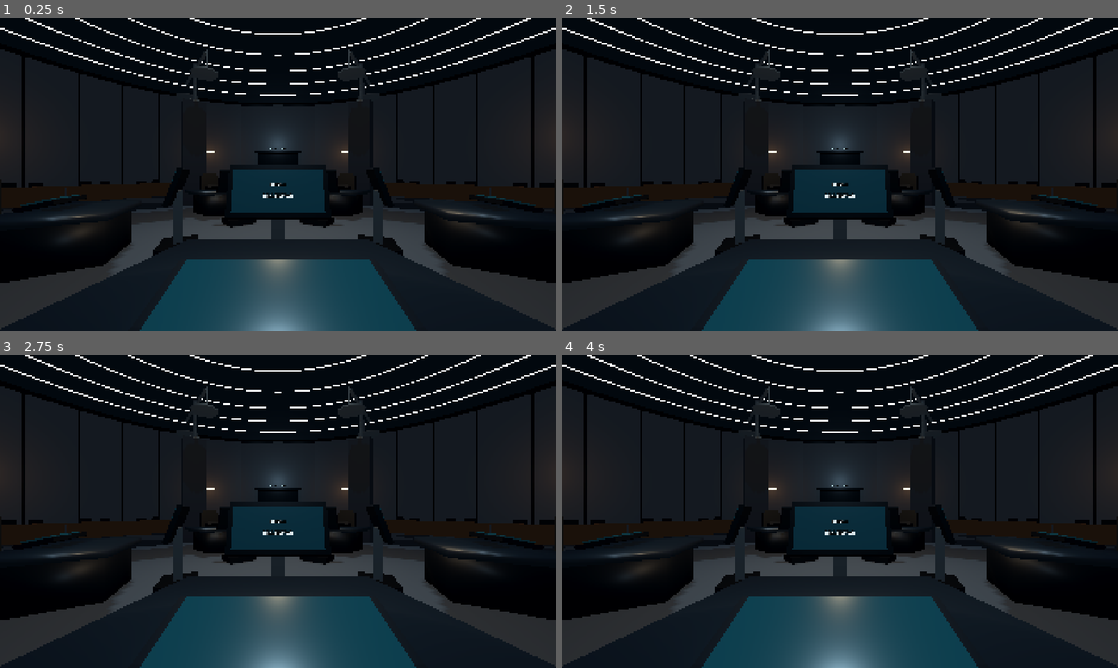
Above: before the commit, frames 1-4 (two rows, left to right).
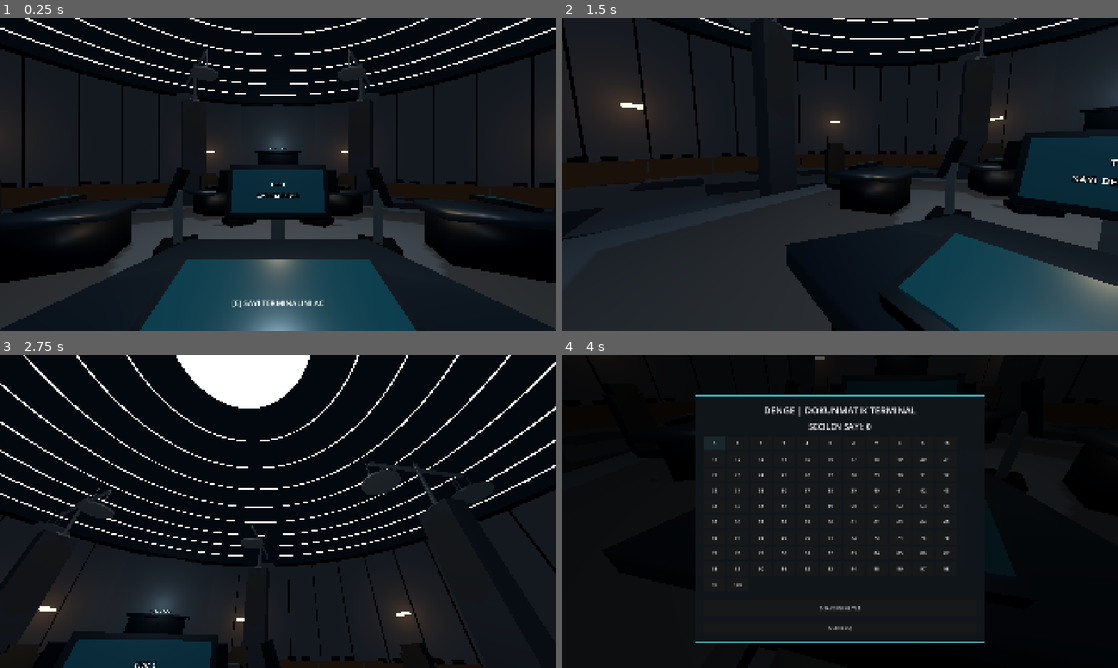
Above: after the commit, the same moments.

Repository: SerkanAydin06/DENGE
Game: Godot game, scene res://scenes/game_room.tscn
Two runs of this game, one before a commit and one after it. Both use one fixed random seed, a clock stepped at 60 frames per second and the inputs below.
Inputs (mouse positions are in pixels of both pictures, inside the frame that each line leads up to):
- Up to frame 1 (0.25 s): no input
- Up to frame 2 (1.5 s): tap Enter at 0.5 s; move the mouse to (962, 158) at 0.52 s; tap E at 0.6, 1.35 s; click (962, 158) at 0.67 s; tap Space at 1.25 s; move the mouse to (728, 190) at 1.27 s; click (728, 190) at 1.42 s
- Up to frame 3 (2.75 s): tap Enter at 2 s; move the mouse to (333, 442) at 2.02 s; tap E at 2.1 s; click (333, 442) at 2.17 s
- Up to frame 4 (4 s): tap Space at 2.75 s; move the mouse to (812, 574) at 2.77 s; tap E at 2.85 s; click (812, 574) at 2.92 s; click (712, 442) at 3.5 s, where only the run after the commit has a clickable "0"

The runs differ from the first frame. In frame 1, 0.3% of the frame differs, in the area x 41-59%, y 52-93%; in frame 2, 41%, in the area x 0-100%, y 0-100%; in frame 3, 37%; in frame 4, 33%.
Error before the commit: Invalid access to property or key 'continue_requested' on a base object of type 'null instance'. (res://scripts/game_room.gd:35)

Commit message:
Wire first complete turn loop into existing 3D DENGE scene

Diff:
--- a/scenes/game_room.tscn
+++ b/scenes/game_room.tscn
@@ -5,6 +5,7 @@
 [ext_resource type="PackedScene" uid="uid://ilbrc3b3vapx" path="res://scenes/center_platform.tscn" id="3_platform"]
 [ext_resource type="PackedScene" uid="uid://c2764vuxhopfy" path="res://scenes/props/player_station.tscn" id="4_station"]
 [ext_resource type="PackedScene" path="res://scenes/ui/number_terminal_ui.tscn" id="7_ui"]
+[ext_resource type="PackedScene" path="res://scenes/ui/round_results_ui.tscn" id="9_results"]
 [ext_resource type="PackedScene" path="res://scenes/props/entrance_door.tscn" id="8_door"]
 
 [sub_resource type="Environment" id="RoomEnvironment"]
@@ -79,6 +80,8 @@
 
 [node name="NumberTerminalUI" parent="." unique_id=469598607 instance=ExtResource("7_ui")]
 
+[node name="RoundResultsUI" parent="." instance=ExtResource("9_results")]
+
 [node name="InteractionHints" type="CanvasLayer" parent="." unique_id=458959849]
 layer = 2
 
